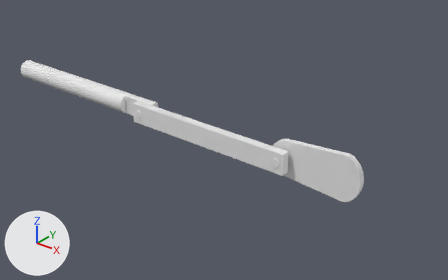
Renders of the Blender file crank_engine.blend from each side of a commit.
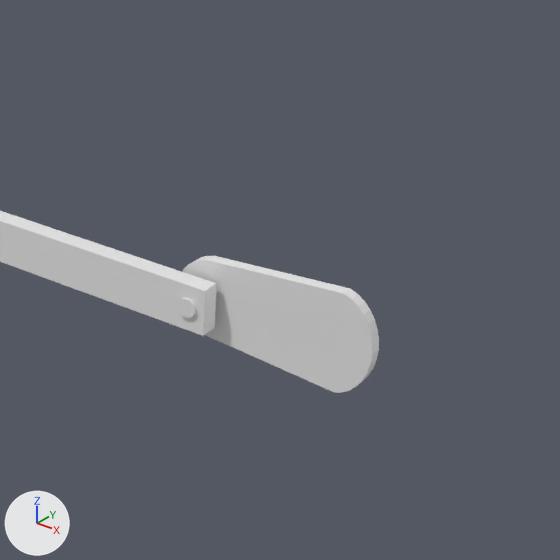
Each version is shown whole from a camera (50 mm lens) standing at (18.04, -13.8, 8.43) and looking at (6.24, 0.96, -0.72), then close up on the part from 42% to 100% of the width and 7% to 100% of the height. Every picture has the same lights, and +X, +Y and +Z are marked at lower left.
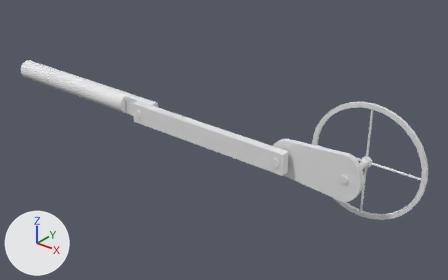
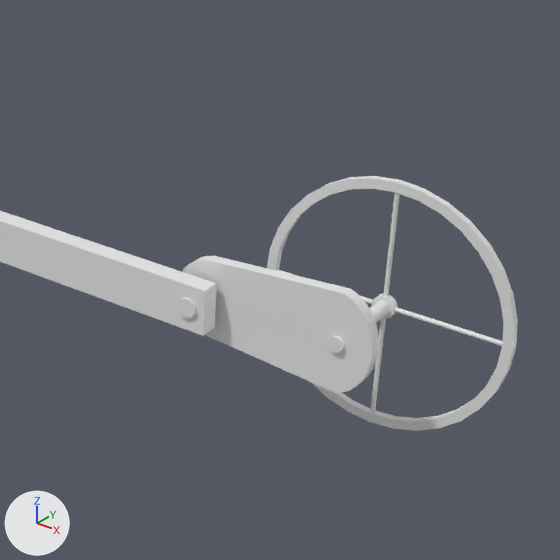
Commit message: Made major modifications

Changed parts and their boxes (x1, y1, x2, y2) in the close-ups (560 x 560 px):
'Cylinder.003', added
    after: (267, 176, 518, 431)

The edits, one by one:
Mesh me_cylinder_003 is new.
It has 384 vertices, 294 faces and spans x 0.73..14.61, y -6.94..6.94, z -4.49..0.89.
Object 'Cylinder.003' (ob_cylinder_003) is new; it shows me_cylinder_003.
Its location is (9.3, 0.11, 0.0).
Its rotation in degrees is (90, 0, 0).
Its scale is (0.262, 0.262, 0.262).
